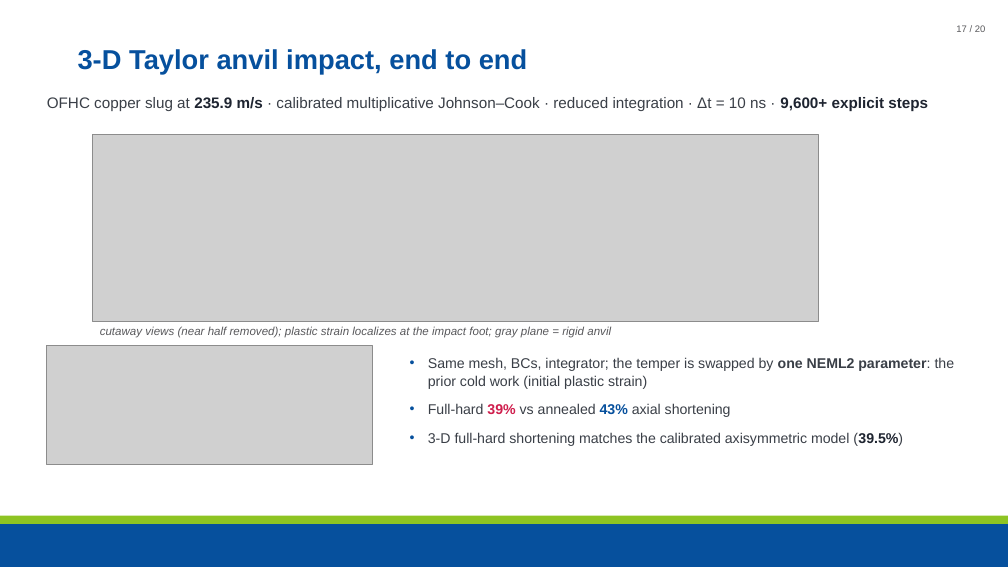
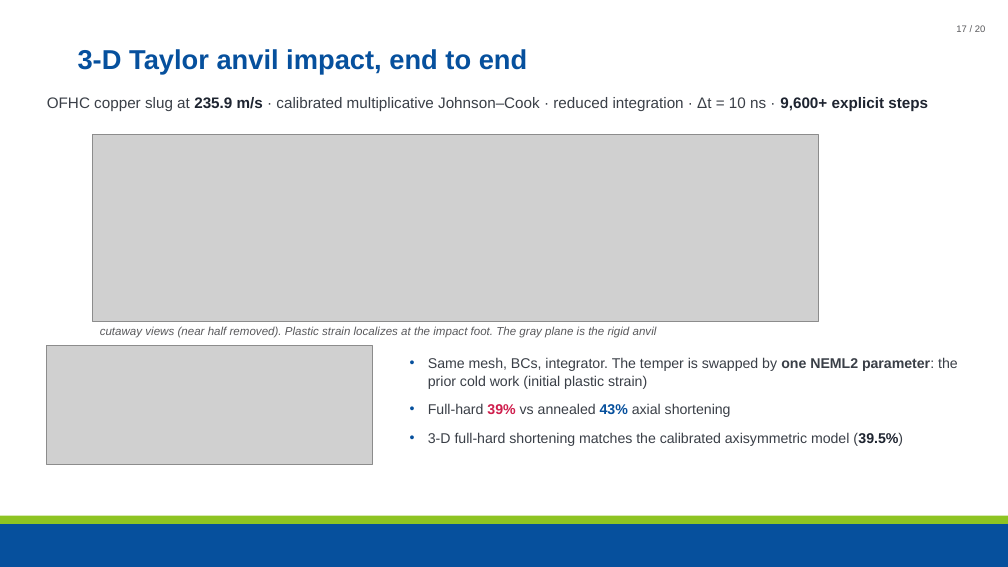
Before and after one commit to maxnezdyur/marlin, a slide deck: slide 17 of examples/impact/slide_assets/WCCM_NEML2_explicit_dynamics_v2.pptx. Drawn at 1008x567 pixels with LibreOffice and Linux fonts; fonts in the diff are those of the drawing; grey boxes stand for pictures; background and template pictures are left out. Boxes give left, top, right and bottom in pixels: in the first picture for what was removed or moved away, otherwise in the second. Text is boxed around its words. In the diff, an @@ line names an element or a change of style, - is before the commit and + after.

```diff
--- a/examples/impact/slide_assets/WCCM_NEML2_explicit_dynamics_v2.pptx
+++ b/examples/impact/slide_assets/WCCM_NEML2_explicit_dynamics_v2.pptx
@@ text at [100, 326, 657, 338]: text changed @@
-cutaway views (near half removed); plastic strain localizes at the impact foot; gray plane = rigid anvil
+cutaway views (near half removed). Plastic strain localizes at the impact foot. The gray plane is the rigid anvil
@@ text at [428, 357, 958, 389]: text changed @@
-• Same mesh, BCs, integrator; the temper is swapped by one NEML2 parameter: the prior cold work (initial plastic strain)
+• Same mesh, BCs, integrator. The temper is swapped by one NEML2 parameter: the prior cold work (initial plastic strain)
```
Also in this commit, not shown: 13 other slides changed, 1 other file.
